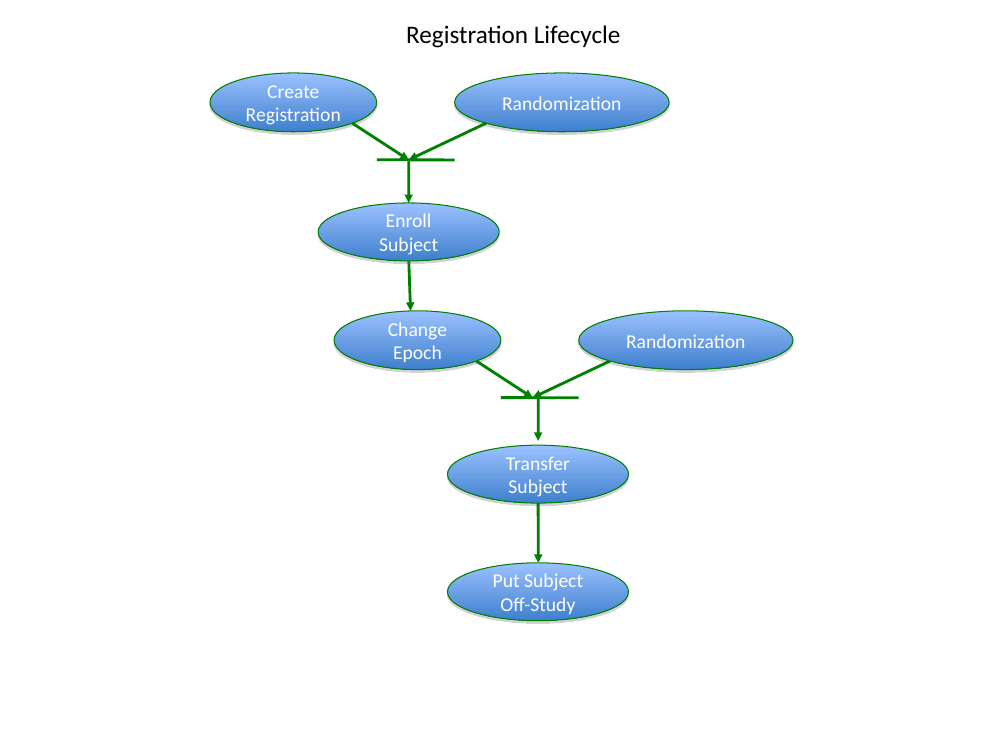
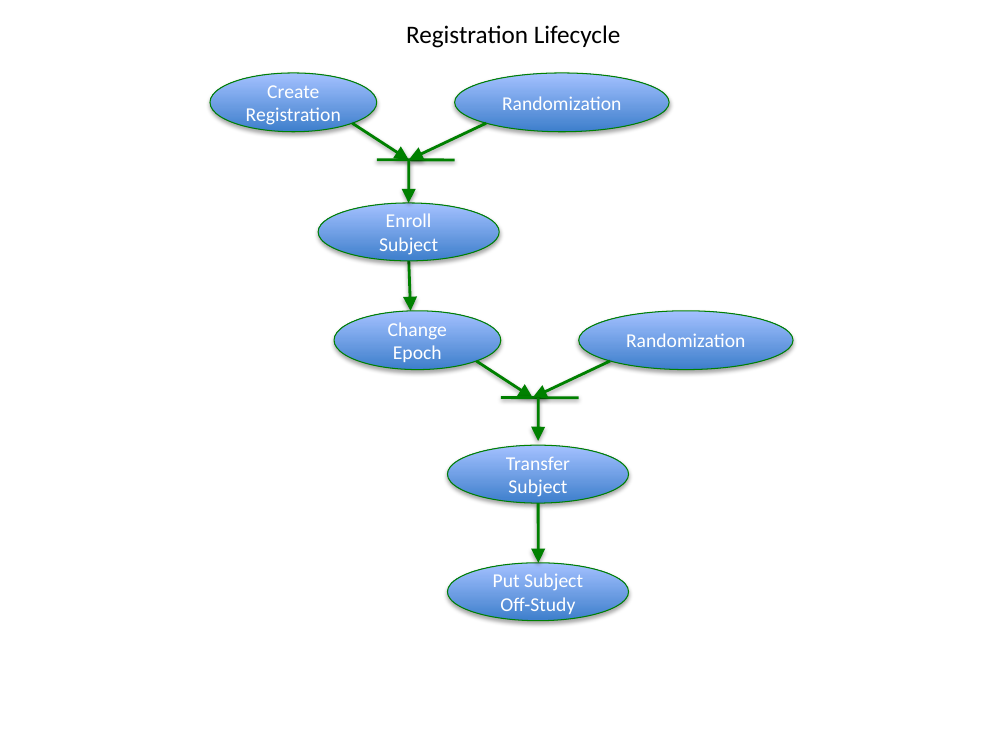
Before and after one commit to NCIP/c3pr-docs, a slide deck: slide 5 of documentation/design/MultiSite-ppt.ppt (slide 9 before the commit). Drawn at 1008x756 pixels with LibreOffice and Linux fonts; fonts in the diff are those of the drawing. Boxes give left, top, right and bottom in pixels: in the first picture for what was removed or moved away, otherwise in the second. Text is boxed around its words. In the diff, an @@ line names an element or a change of style, - is before the commit and + after.

```diff
--- a/documentation/design/MultiSite-ppt.ppt
+++ b/documentation/design/MultiSite-ppt.ppt
@@ arrow (352, 123) - (409, 160): stroke #008000 2.01 pt to #008000 2 pt @@
@@ arrow (486, 123) - (409, 160): stroke #008000 2.01 pt to #008000 2 pt @@
@@ line (377, 160) - (455, 160): stroke #008000 2.01 pt to #008000 2 pt @@
@@ arrow (409, 160) - (408, 203): stroke #008000 2.01 pt to #008000 2 pt @@
@@ arrow (409, 261) - (410, 310): stroke #008000 2.01 pt to #008000 2 pt @@
@@ arrow (477, 361) - (532, 398): stroke #008000 2.01 pt to #008000 2 pt @@
@@ arrow (610, 361) - (532, 397): stroke #008000 2.01 pt to #008000 2 pt @@
@@ line (501, 397) - (579, 398): stroke #008000 2.01 pt to #008000 2 pt @@
@@ arrow (538, 398) - (538, 440): stroke #008000 2.01 pt to #008000 2 pt @@
@@ arrow (538, 503) - (538, 562): stroke #008000 2.01 pt to #008000 2 pt @@
@@ fill gradient #9BC1FF to #3F80CD to gradient #3F80CE to #A4C4FF; outline #008000 0.74 pt to #008000 0.75 pt; shadow changed in 7 elements at (x1=210, y1=73, x2=376, y2=131), (x1=319, y1=203, x2=500, y2=260), (x1=455, y1=73, x2=669, y2=131), (x1=334, y1=310, x2=500, y2=369), (x1=579, y1=310, x2=793, y2=369), (x1=448, y1=446, x2=629, y2=503), (x1=448, y1=562, x2=629, y2=620) @@
```
Also in this commit, not shown: 6 other slides changed, 2 slides added, 21 slides removed, 1 other file.
